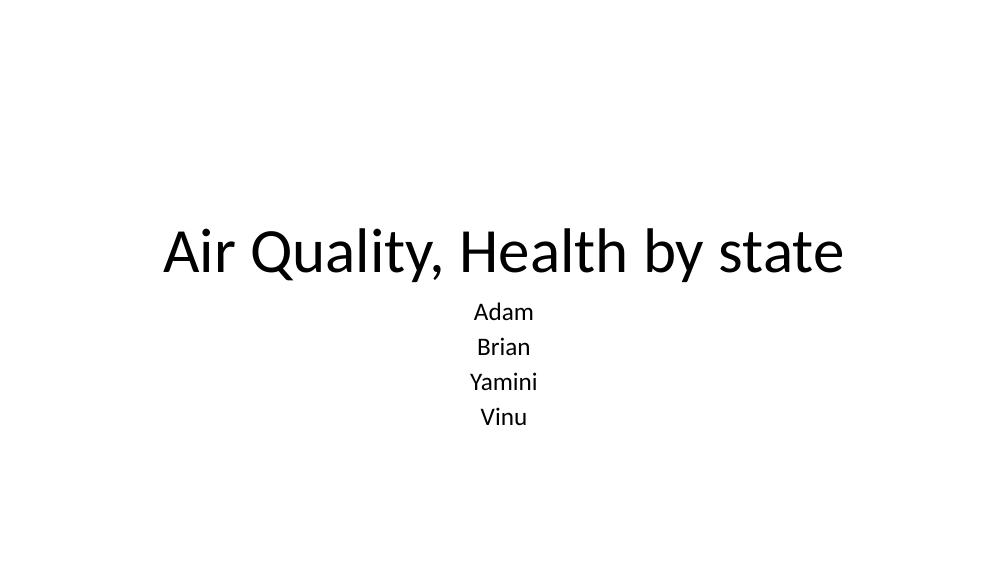
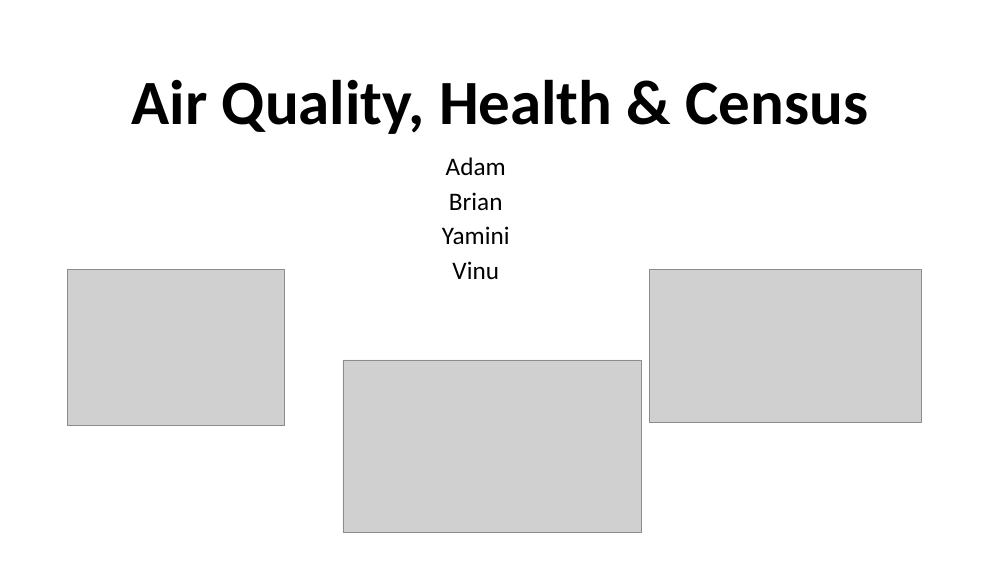
Before and after one commit to amxmongoose/City_Health, a slide deck: slide 1 of City_health_ppt.pptx. Drawn at 1008x567 pixels with LibreOffice and Linux fonts; fonts in the diff are those of the drawing; grey boxes stand for pictures. Boxes give left, top, right and bottom in pixels: in the first picture for what was removed or moved away, otherwise in the second. Text is boxed around its words. In the diff, an @@ line names an element or a change of style, - is before the commit and + after.

```diff
--- a/City_health_ppt.pptx
+++ b/City_health_ppt.pptx
@@ title at box(132, 79, 868, 134): text changed; bold on @@
-Air Quality, Health by state
+Air Quality, Health & Census
@@ subtitle "Adam": place and size @@
-subtitle "Adam" at box(470, 302, 538, 426)
+subtitle "Adam" at box(442, 157, 510, 279)
@@ picture added at box(67, 270, 284, 426) @@
@@ picture added at box(650, 270, 921, 423) @@
@@ picture added at box(343, 360, 642, 533) @@
```
Also in this commit, not shown: 1 other slide changed, 7 slides added, 1 slide removed, 15 other files.
